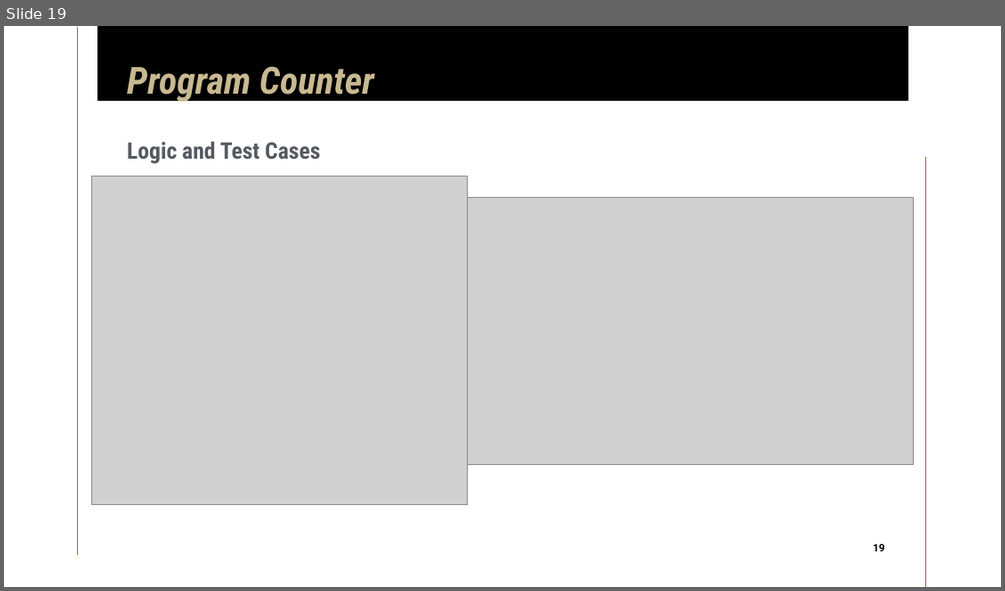
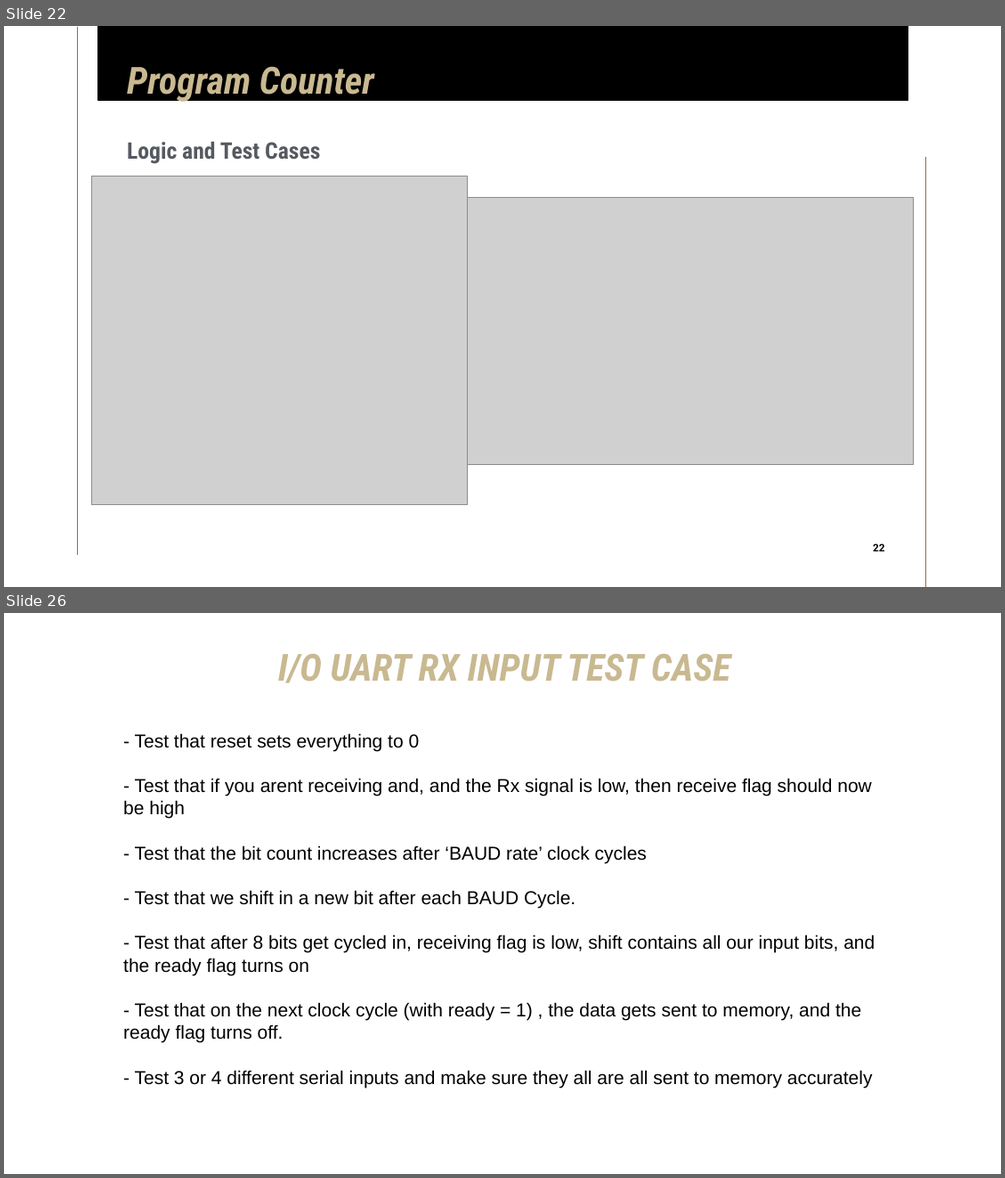
Before and after one commit to limichael246/STARS_2024, a slide deck: Project_Proposal.pptx. Shown one above the other, each under a label of ours: slide 19 before the commit, slides 22 and 26 after it; the slides between them are not shown. The pictures are 1005x591 and 1005x1178 pixels, drawn with LibreOffice and Linux fonts; fonts in the diff are those of the drawing; grey boxes stand for pictures. Boxes give left, top, right and bottom in pixels: in the first picture for what was removed or moved away, otherwise in the second. Text is boxed around its words. In the diff, an @@ line names an element or a change of style, - is before the commit and + after.

```diff
--- a/Project_Proposal.pptx
+++ b/Project_Proposal.pptx
@@ slide 26 added at [4, 613, 1001, 1174], background #FFFFFF @@
@@ title added at [278, 654, 731, 683], 36 pt, text #C9B991, bold, italic @@
+I/O UART RX INPUT TEST CASE
@@ text added at [123, 733, 874, 1087], 18 pt, text #000000 @@
+- Test that reset sets everything to 0
+- Test that if you arent receiving and, and the Rx signal is low, then receive flag should now be high
+- Test that the bit count increases after ‘BAUD rate’ clock cycles
+- Test that we shift in a new bit after each BAUD Cycle.
+- Test that after 8 bits get cycled in, receiving flag is low, shift contains all our input bits, and the ready flag turns on
+- Test that on the next clock cycle (with ready = 1) , the data gets sent to memory, and the ready flag turns off.
+- Test 3 or 4 different serial inputs and make sure they all are all sent to memory accurately
@@ what was slide 19 is now slide 22 @@
@@ page number at [873, 543, 884, 551]: text changed @@
-19
+22
```
Also in this commit, not shown: 9 slides changed, 12 other slides added, 3 slides removed.
